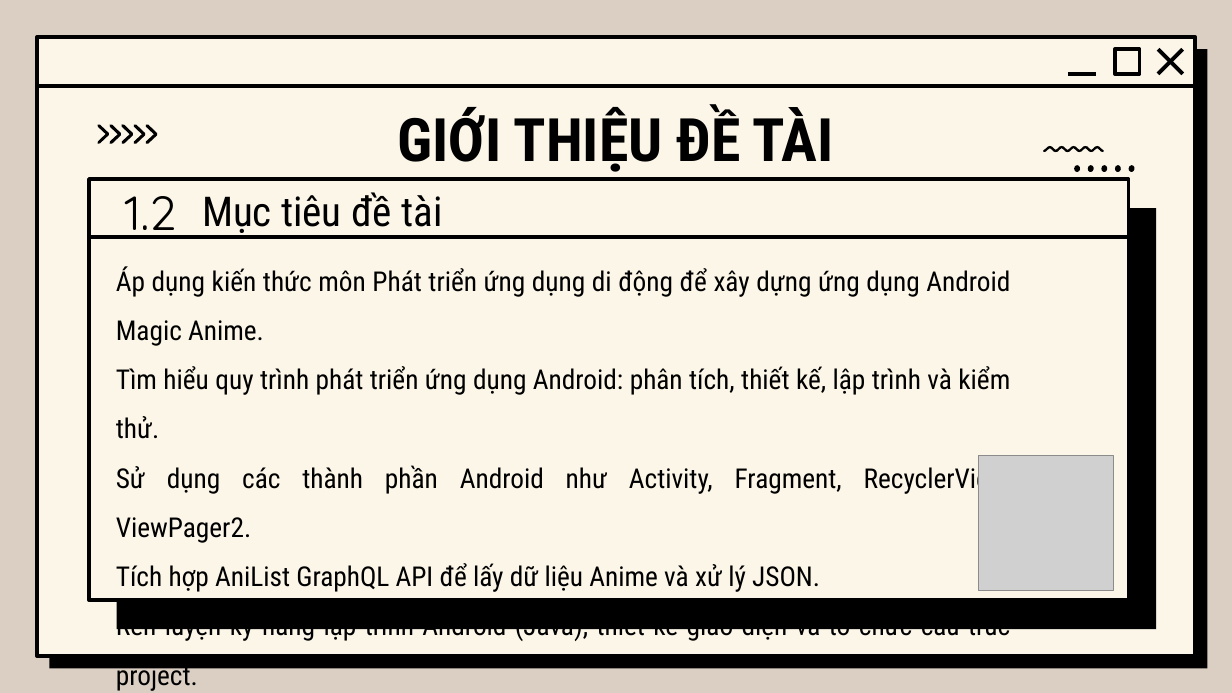
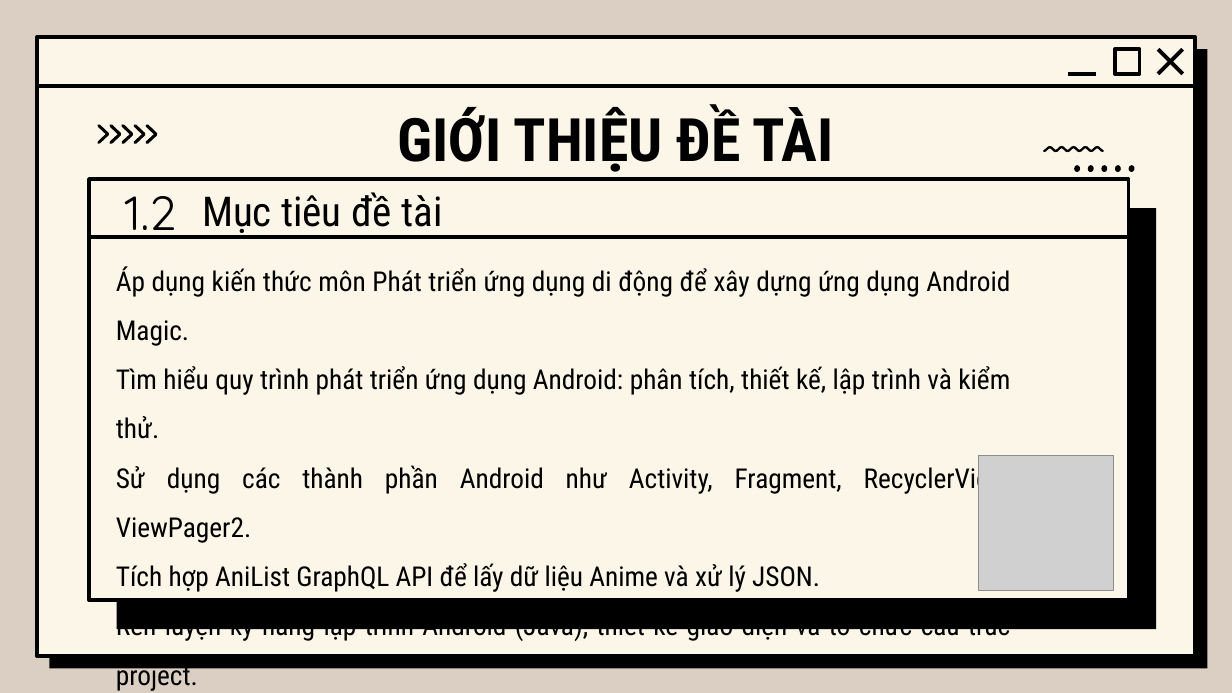
Before and after one commit to Manhwa-Academy/trailer, a slide deck: slide 7 of baocao/báo cáo.pptx. Drawn at 1232x693 pixels with LibreOffice and Linux fonts; fonts in the diff are those of the drawing; grey boxes stand for pictures; background and template pictures are left out. Boxes give left, top, right and bottom in pixels: in the first picture for what was removed or moved away, otherwise in the second. Text is boxed around its words. In the diff, an @@ line names an element or a change of style, - is before the commit and + after.

```diff
--- a/baocao/báo cáo.pptx
+++ b/baocao/báo cáo.pptx
@@ text at (x1=116, y1=266, x2=1010, y2=346): text changed @@
-Áp dụng kiến thức môn Phát triển ứng dụng di động để xây dựng ứng dụng Android Magic Anime.
+Áp dụng kiến thức môn Phát triển ứng dụng di động để xây dựng ứng dụng Android Magic.
```
Also in this commit, not shown: 14 other slides changed.
